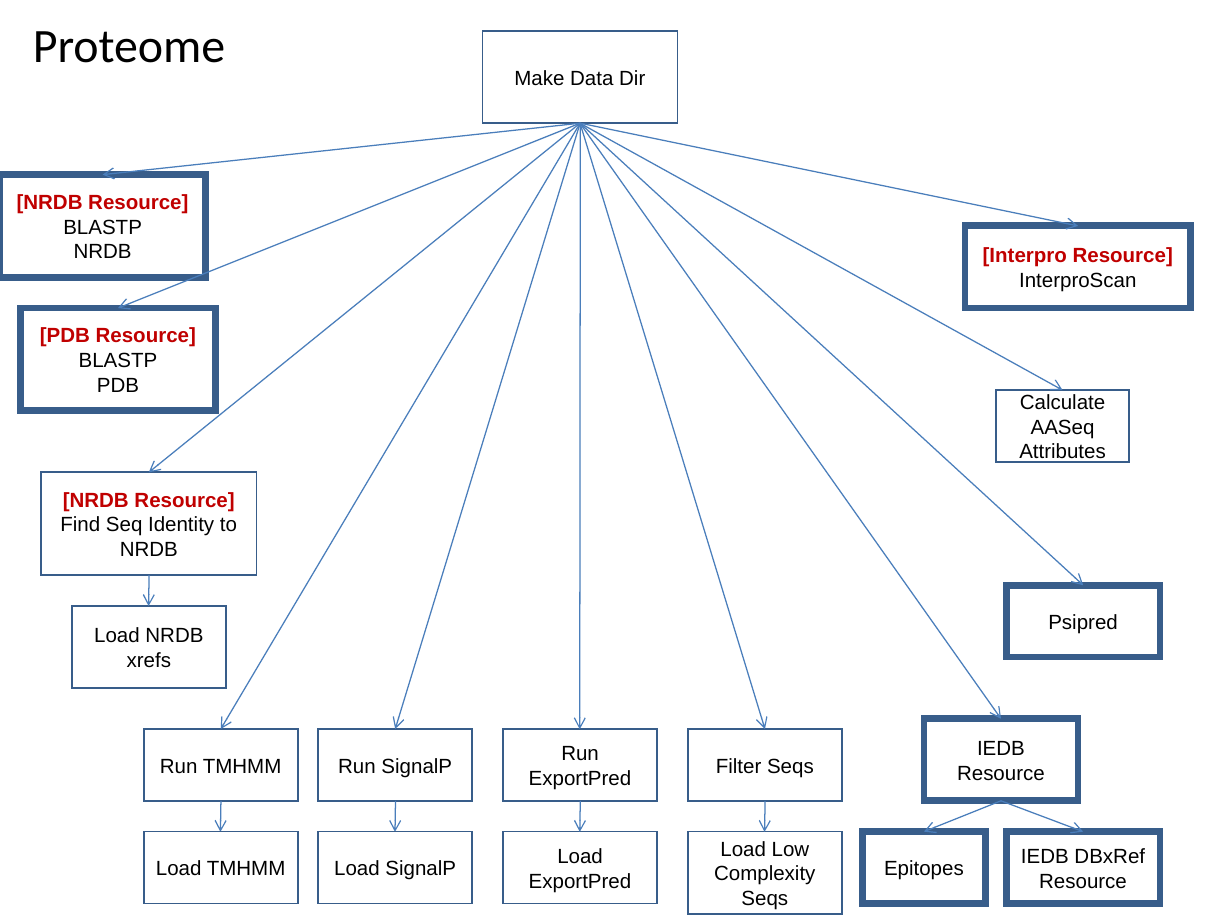
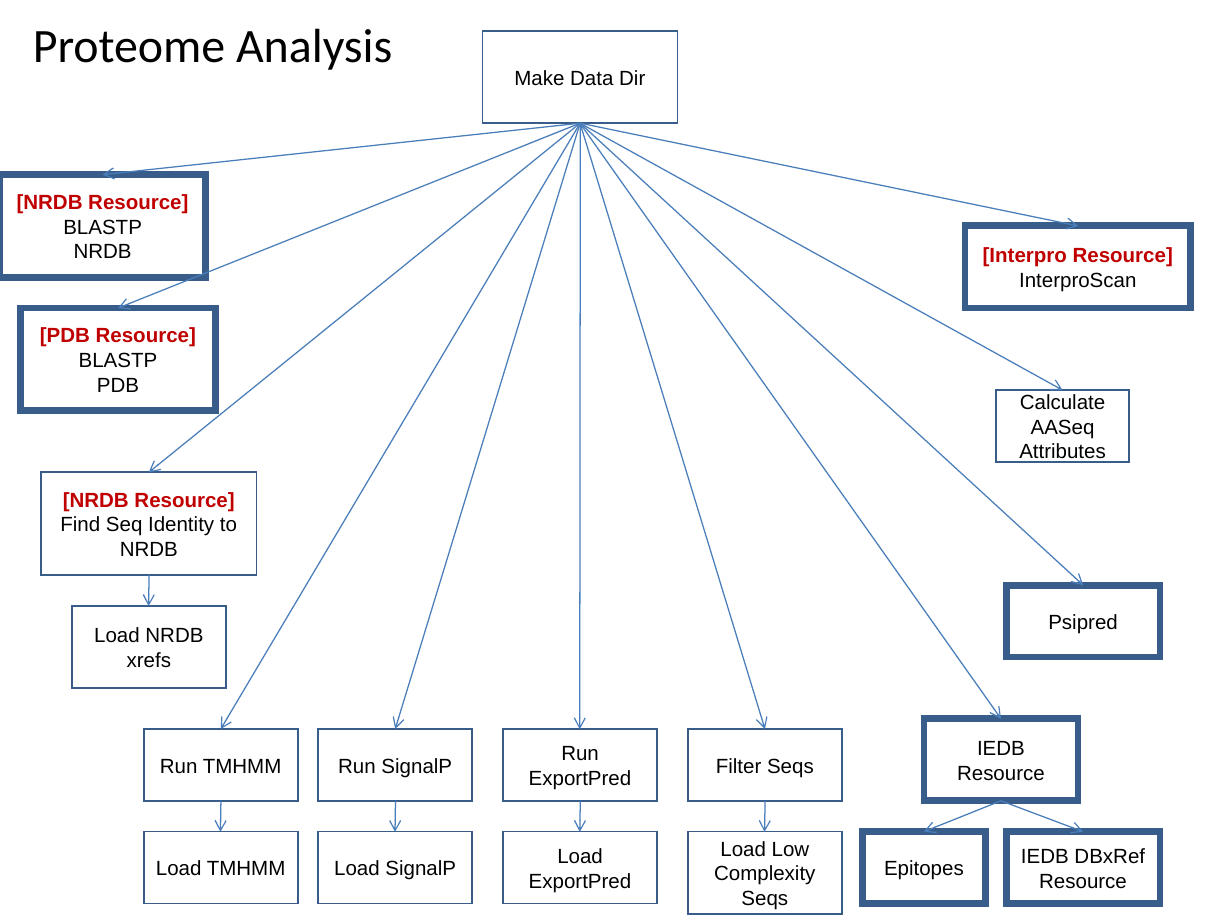
Before and after one commit to VEuPathDB/ApiCommonWorkflow, a slide deck: slide 9 of Main/doc/IntegratedWorkflow.ppt. Drawn at 1232x924 pixels with LibreOffice and Linux fonts; fonts in the diff are those of the drawing. Boxes give left, top, right and bottom in pixels: in the first picture for what was removed or moved away, otherwise in the second. Text is boxed around its words. In the diff, an @@ line names an element or a change of style, - is before the commit and + after.

```diff
--- a/Main/doc/IntegratedWorkflow.ppt
+++ b/Main/doc/IntegratedWorkflow.ppt
@@ title at [33, 28, 392, 70]: text changed @@
-Proteome
+Proteome Analysis
```
Also in this commit, not shown: 10 other slides changed.
